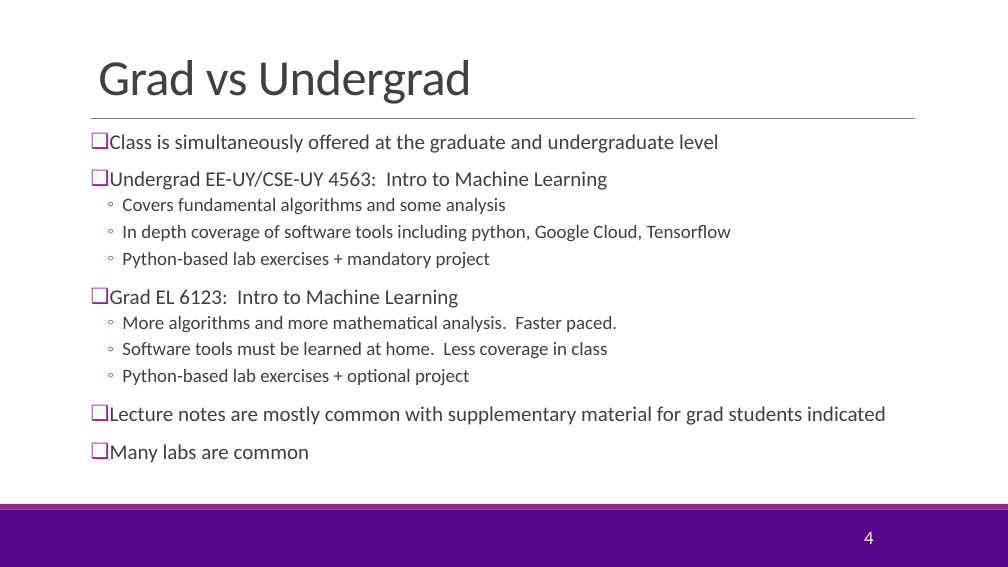
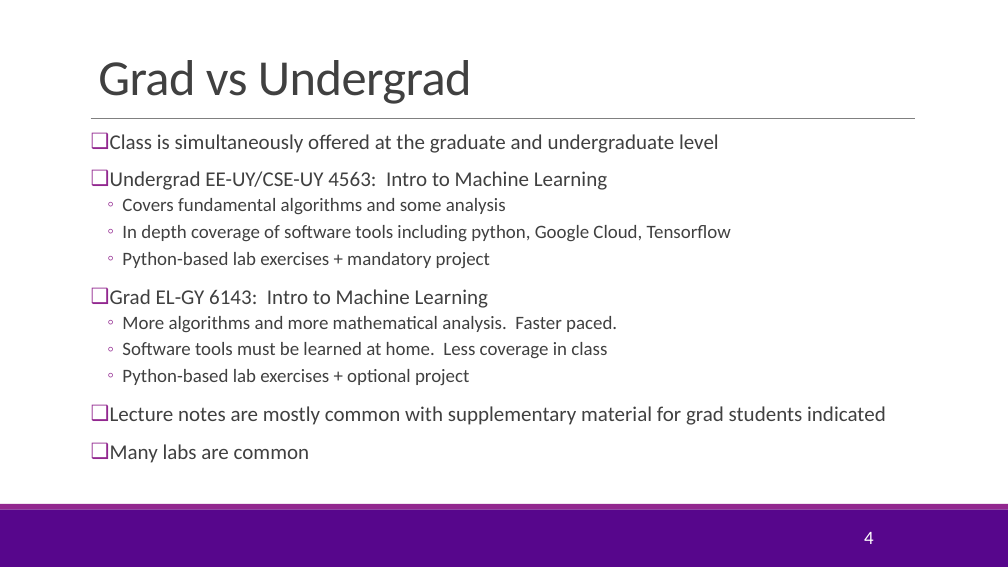
Before and after one commit to sdrangan/introml, a slide deck: slide 4 of lectures/CourseAdmin.pptx. Drawn at 1008x567 pixels with LibreOffice and Linux fonts; fonts in the diff are those of the drawing; background and template pictures are left out. Boxes give left, top, right and bottom in pixels: in the first picture for what was removed or moved away, otherwise in the second. Text is boxed around its words. In the diff, an @@ line names an element or a change of style, - is before the commit and + after.

```diff
--- a/lectures/CourseAdmin.pptx
+++ b/lectures/CourseAdmin.pptx
@@ text at [110, 289, 488, 308]: text changed @@
-❑ Grad EL 6123: Intro to Machine Learning
+❑ Grad EL-GY 6143: Intro to Machine Learning
```
Also in this commit, not shown: 1 other slide changed, 5 other files.
